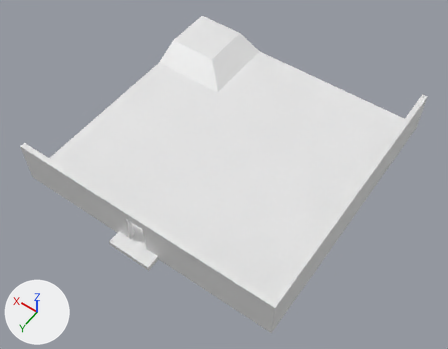
The FBX model Assets/Prefabs/Platform1.fbx: old version first, new version second.
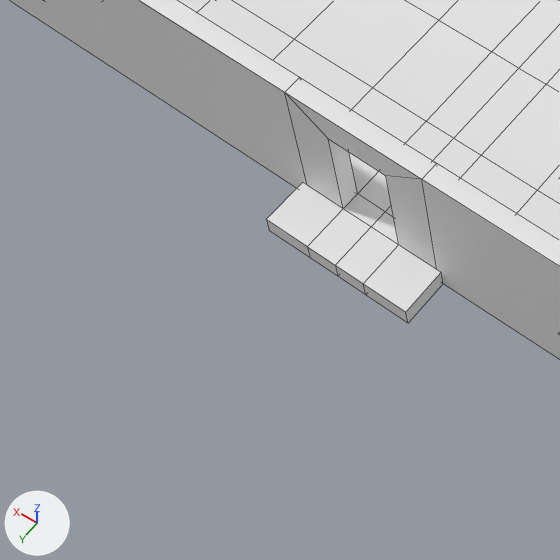
There are two pictures of each version: one whole from a 50 mm camera at (-17.09, 24.67, 34.91) aimed at (-1.28, 2.54, 0.13), one close up on the part from 8% to 43% of the width and 52% to 97% of the height. The axes (+X, +Y, +Z) are drawn at lower left. The lights are the same throughout. The close-ups show mesh edges as thin lines. Where no turn or scale is listed for an object, it has been applied to the vertices.

Objects in the first close-up: 'Floor', 'Walls'.
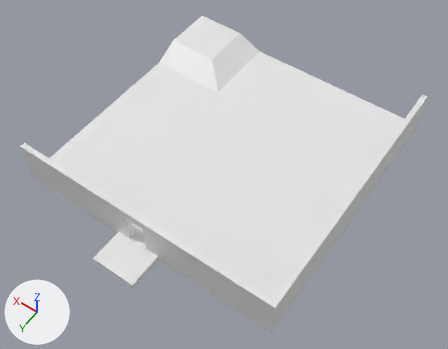
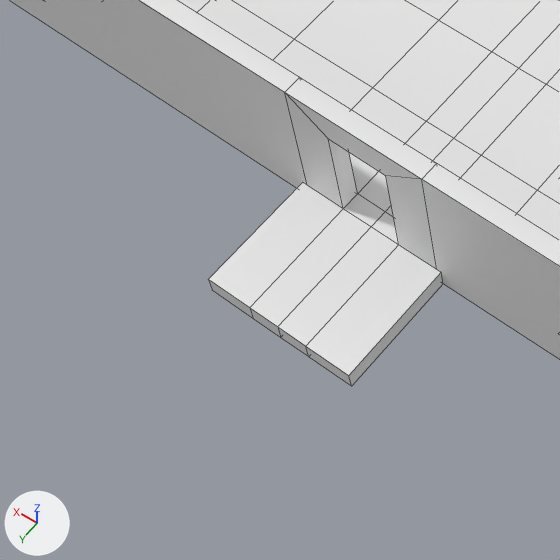
The change, as a diff of the scene's bpy script:
```diff
--- a/Assets/Prefabs/Platform1.fbx.py
+++ b/Assets/Prefabs/Platform1.fbx.py
@@ me_plane @@
 me_plane.from_pydata(...)  # 320 vertices, 318 faces; spans x -10.0..10.0, y -10.0..11.4, z -0.4..1.0
 # used by ob_floor; location = (0.0, 0.0, 0.0)
+# me_plane part 1: all 10 vertices in x -1.7..1.7, y 11.4, z -0.4..0.0 are moved by (0.0, 1.6, 0.0)
```

Location of each change, [x1, y1, x2, y2] in pixels of the close-ups (560 x 560 px; the box of a moved part takes in the faces that stretch with it):
'Floor', reshaped
    before: [178, 0, 560, 323]
    after: [178, 0, 560, 386]
part 1 of me_plane, moved or reshaped
    before: [266, 182, 443, 323]
    after: [208, 182, 443, 386]
